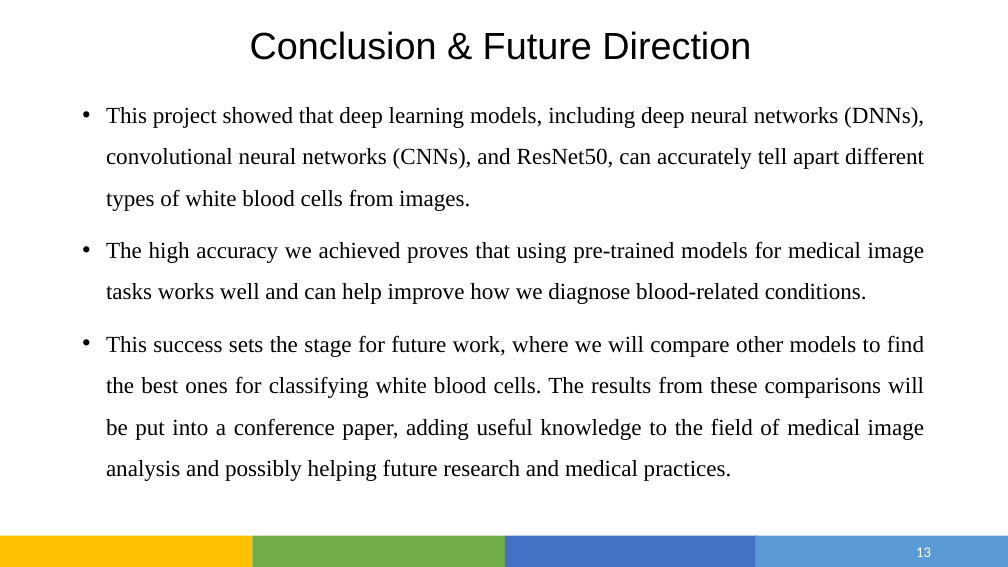
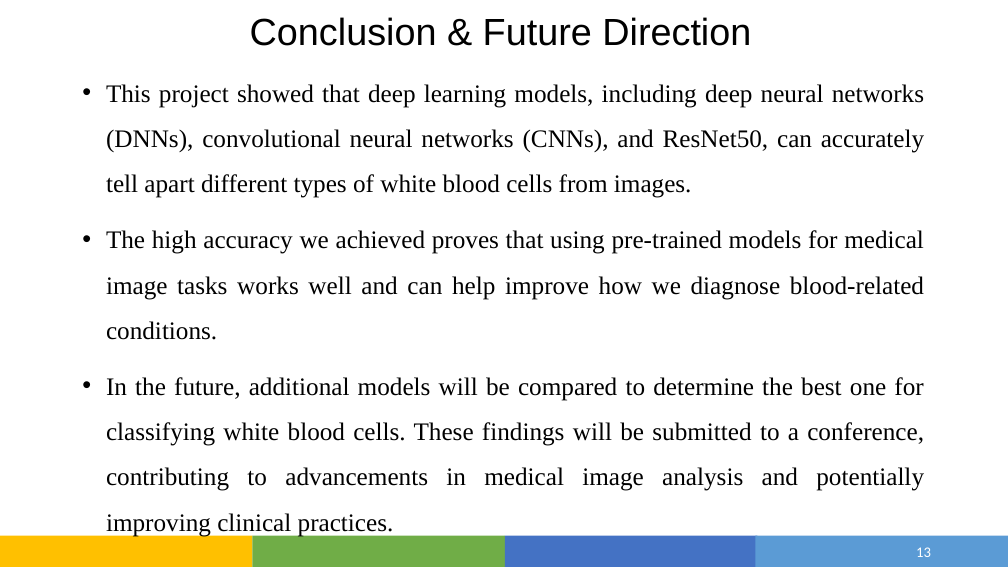
Before and after one commit to Devjethva1111/White_blood_cell, a slide deck: slide 13 of Blood Cell Image Classifier using Deep learning Techniques.pptx. Drawn at 1008x567 pixels with LibreOffice and Linux fonts; fonts in the diff are those of the drawing. Boxes give left, top, right and bottom in pixels: in the first picture for what was removed or moved away, otherwise in the second. Text is boxed around its words. In the diff, an @@ line names an element or a change of style, - is before the commit and + after.

```diff
--- a/Blood Cell Image Classifier using Deep learning Techniques.pptx
+++ b/Blood Cell Image Classifier using Deep learning Techniques.pptx
@@ title "Conclusion & Future Direction": place and size @@
-title "Conclusion & Future Direction" at (250,31,751,60)
+title "Conclusion & Future Direction" at (250,17,751,46)
@@ text "This project showed that deep ...": place and size @@
-text "This project showed that deep ..." at (106,107,924,481)
+text "This project showed that deep ..." at (106,84,924,537)
@@ text at (106,84,924,340): size 22 to 24 pt in "This project showed that deep learning models, ...", "The high accuracy we achieved proves that ..." @@
@@ text at (106,377,924,537): text changed; size 22 to 24 pt @@
-• This success sets the stage for future work, where we will compare other models to find the best ones for classifying white blood cells. The results from these comparisons will be put into a conference paper, adding useful knowledge to the field of medical image analysis and possibly helping future research and medical practices.
+• In the future, additional models will be compared to determine the best one for classifying white blood cells. These findings will be submitted to a conference, contributing to advancements in medical image analysis and potentially improving clinical practices.
```
Also in this commit, not shown: 3 other slides changed.
